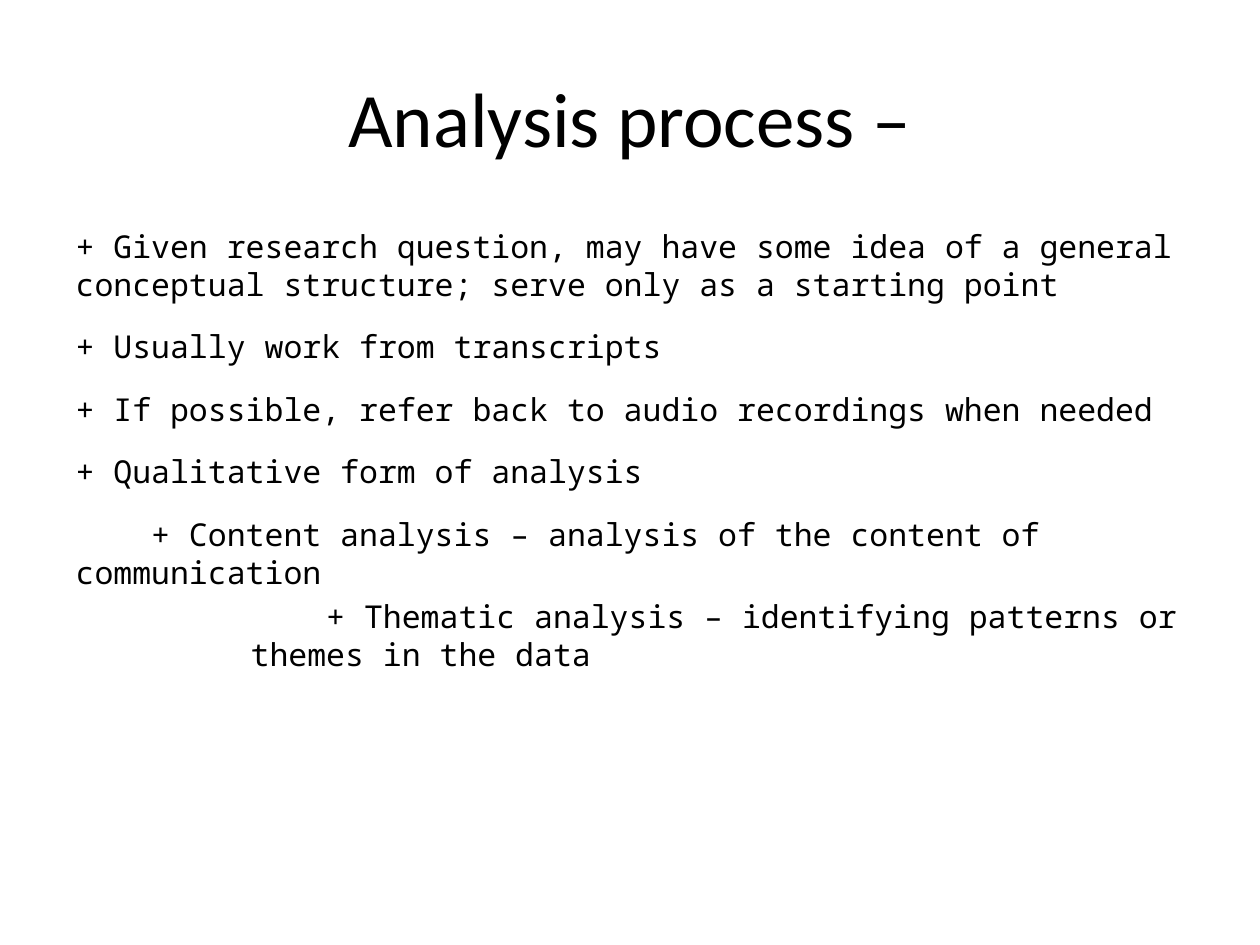
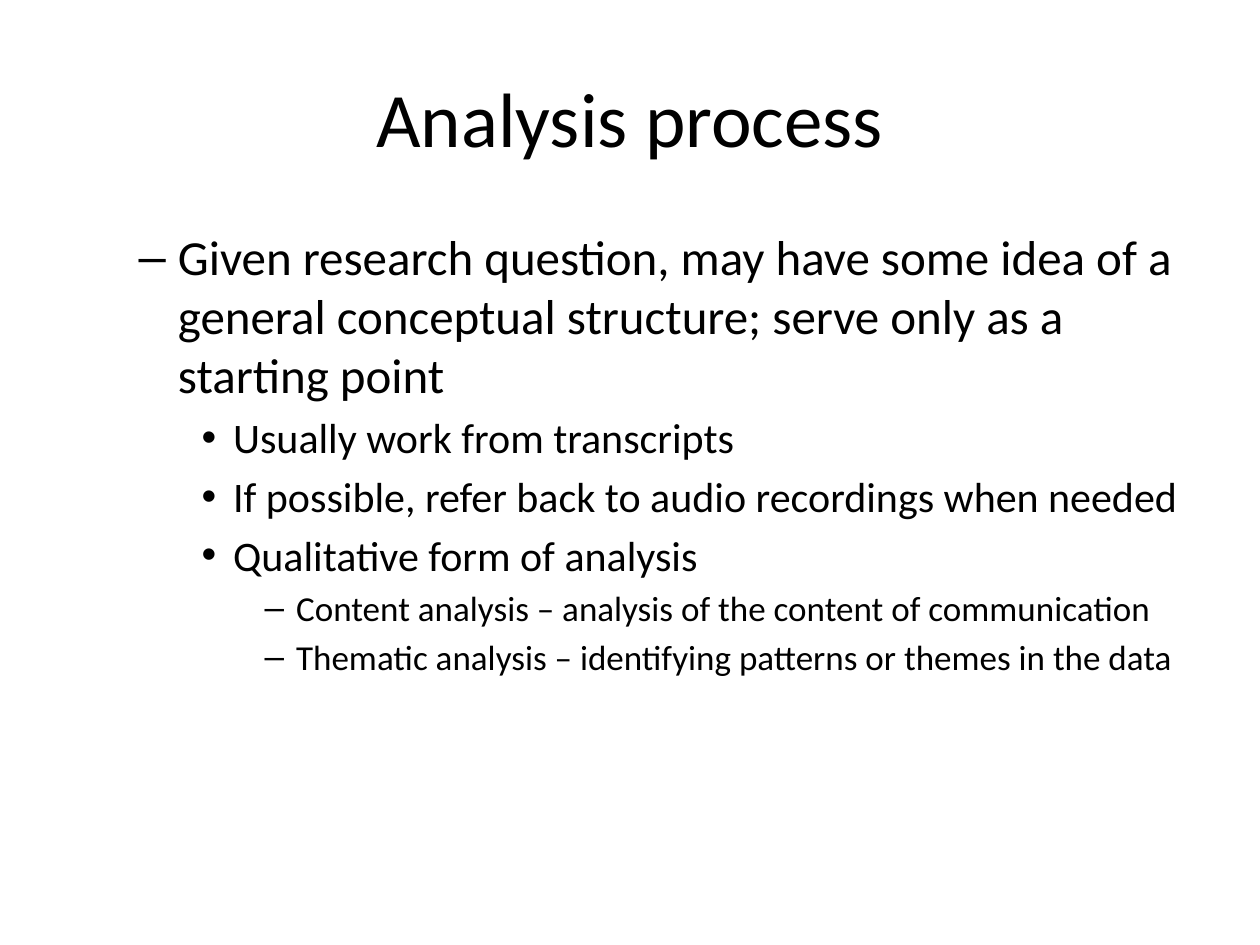
Before and after one commit to classes-medb/5510, a slide deck: slide 80 of src/video-12-hypothesis-testing.pptx (slide 60 before the commit). Drawn at 1260x945 pixels with LibreOffice and Linux fonts; fonts in the diff are those of the drawing. Boxes give left, top, right and bottom in pixels: in the first picture for what was removed or moved away, otherwise in the second. Text is boxed around its words. In the diff, an @@ line names an element or a change of style, - is before the commit and + after.

```diff
--- a/src/video-12-hypothesis-testing.pptx
+++ b/src/video-12-hypothesis-testing.pptx
@@ title at [376, 93, 883, 160]: text changed @@
-Analysis process –
+Analysis process
@@ text at [178, 241, 1177, 676]: text changed; size 18 to 20 pt; font Noto Sans Mono to Calibri @@
-+ Given research question, may have some idea of a general conceptual structure; serve only as a starting point
-+ Usually work from transcripts
-+ If possible, refer back to audio recordings when needed
-+ Qualitative form of analysis
-+ Content analysis – analysis of the content of communication
-+ Thematic analysis – identifying patterns or themes in the data
+  – Given research question, may have some idea of a general conceptual structure; serve only as a starting point
+    • Usually work from transcripts
+    • If possible, refer back to audio recordings when needed
+    • Qualitative form of analysis
+      – Content analysis – analysis of the content of communication
+      – Thematic analysis – identifying patterns or themes in the data
```
Also in this commit, not shown: 10 other slides changed, 18 slides added, 6 slides removed, 1 other file.
